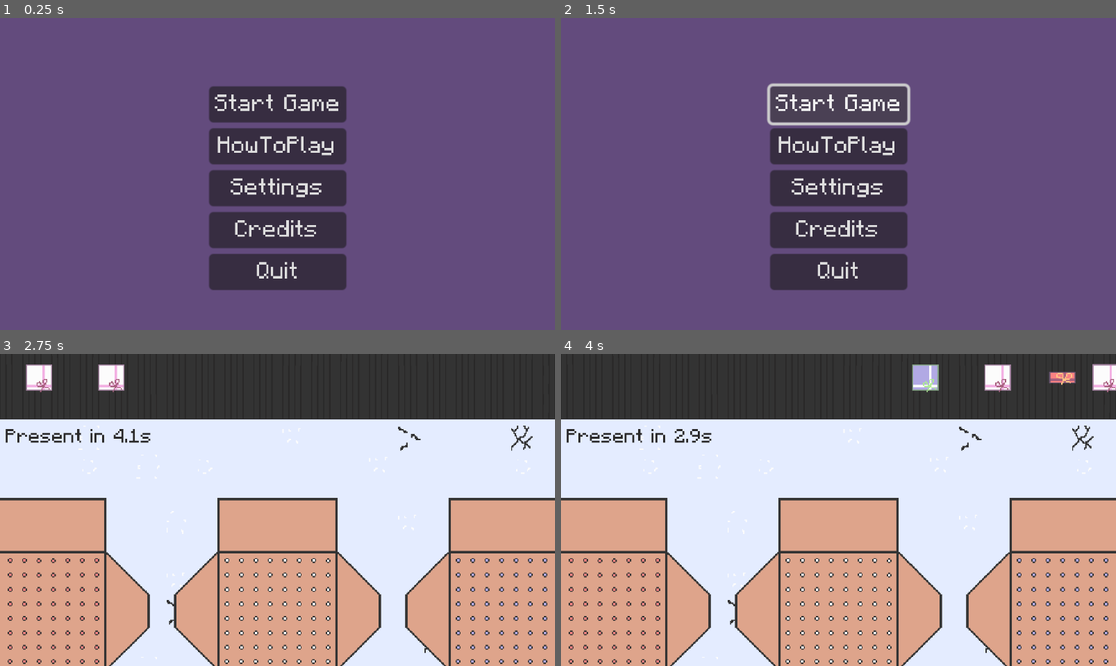
Above: before the commit, frames 1-4 (two rows, left to right).
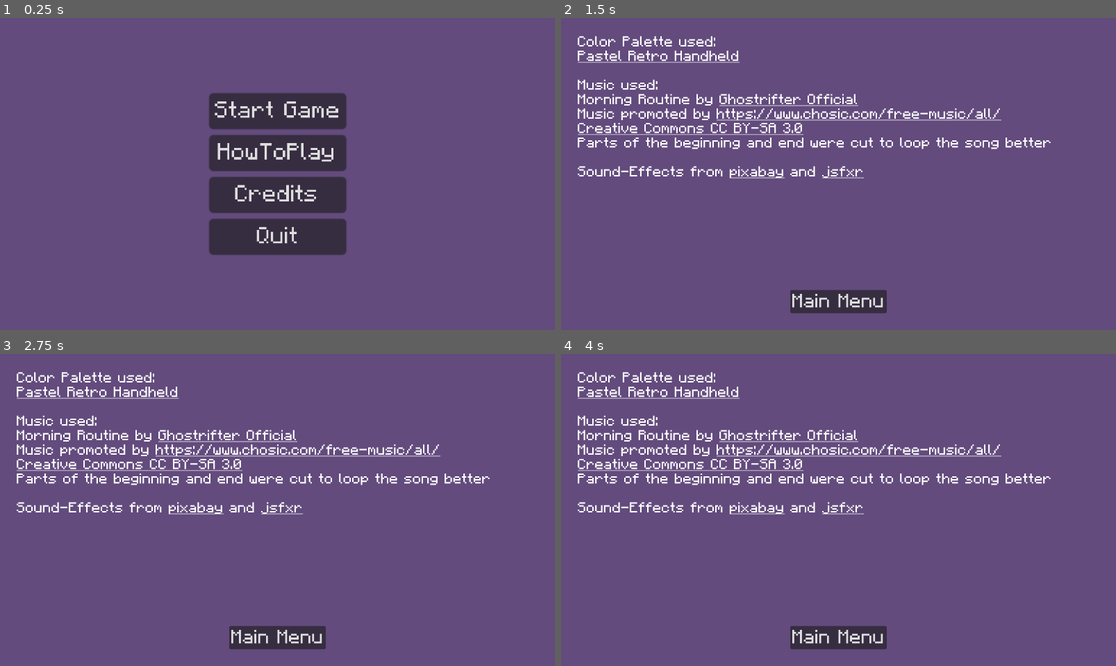
Above: after the commit, the same moments.

Repository: SuperDuperOrganisationsname/DevsThatJam9
Game: Godot game, scene res://scenes/menus/main_menu.tscn
Same seed, same stepped clock (60 frames per second), same inputs: the game is played once before the commit and once after it. Sound files missing from this copy of the repository are replaced by a short silence.
Inputs (mouse positions are in pixels of both pictures, inside the frame that each line leads up to):
- Up to frame 1 (0.25 s): no input
- Up to frame 2 (1.5 s): click (838, 186) at 0.5 s, where only the run before the commit has a clickable "Settings"; click (838, 105) at 1.25 s, where only the run before the commit has a clickable "Start Game"
- Up to frame 3 (2.75 s): move the mouse to (399, 494) at 2.02 s; press the mouse at (399, 494) at 2.03 s
- Up to frame 4 (4 s): move the mouse to (727, 525) at 2.77 s; release the mouse at (727, 525) at 2.78 s; click (727, 525) at 2.85 s; move the mouse to (894, 441) at 3.52 s; press the mouse at (894, 441) at 3.53 s

The runs differ from the first frame. In frame 1, 9.0% of the frame differs, in the area x 37-63%, y 21-88%; in frame 2, 20%; in frame 3, 99%; in frame 4, 100%, in the area x 0-100%, y 0-100%.

Commit message:
remove settings

Diff:
--- a/scenes/menus/main_menu.tscn
+++ b/scenes/menus/main_menu.tscn
@@ -38,17 +38,12 @@
 [node name="HowToPlayButton" parent="VBoxContainer" instance=ExtResource("1_0l21c")]
 layout_mode = 2
 text = "HowToPlay"
-scene_to_transition = 4
-
-[node name="SettingsButton" parent="VBoxContainer" instance=ExtResource("1_0l21c")]
-layout_mode = 2
-text = "Settings"
-scene_to_transition = 2
+scene_to_transition = 3
 
 [node name="CreditsButton" parent="VBoxContainer" instance=ExtResource("1_0l21c")]
 layout_mode = 2
 text = "Credits"
-scene_to_transition = 3
+scene_to_transition = 2
 
 [node name="QuitButton" type="Button" parent="VBoxContainer"]
 layout_mode = 2
--- a/scripts/buttons/menu_button.gd
+++ b/scripts/buttons/menu_button.gd
@@ -3,7 +3,6 @@
 enum PossibleScenes {
 	main_game,
 	main_menu,
-	settings,
 	credits,
 	howtoplay
 }
@@ -18,10 +17,8 @@
 		1:
 			scene_path = Globals.MAIN_MENU_SCENE
 		2:
-			scene_path = Globals.SETTINGS_SCENE
+			scene_path = Globals.CREDITS_SCENE
 		3:
-			scene_path = Globals.CREDITS_SCENE
-		4:
 			scene_path = Globals.HOWTOPLAY_SCENE
 		_:
 			scene_path = Globals.MAIN_GAME_SCENE
--- a/scripts/globals.gd
+++ b/scripts/globals.gd
@@ -3,7 +3,6 @@
 # Scene Paths
 const MAIN_MENU_SCENE = "res://scenes/menus/main_menu.tscn"
 const CREDITS_SCENE = "res://scenes/menus/credits_menu.tscn"
-const SETTINGS_SCENE = ""
 const MAIN_GAME_SCENE = "res://scenes/main.tscn"
 const HOWTOPLAY_SCENE = "res://scenes/menus/howtoplay.tscn"
 
